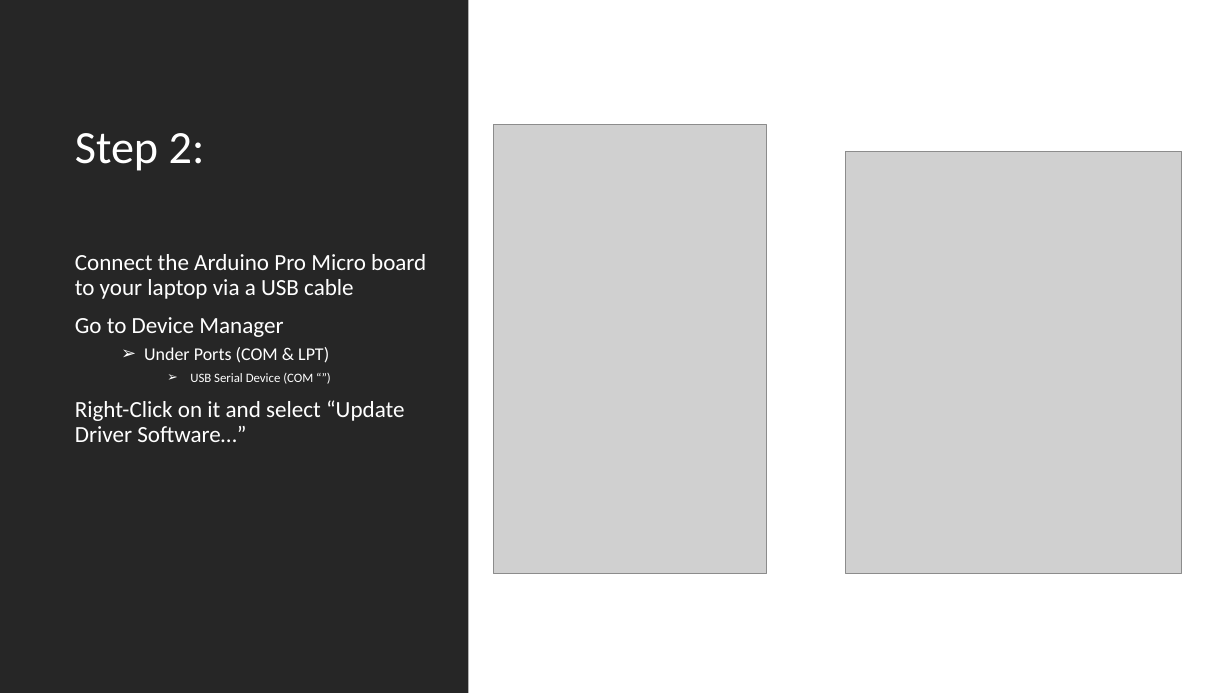
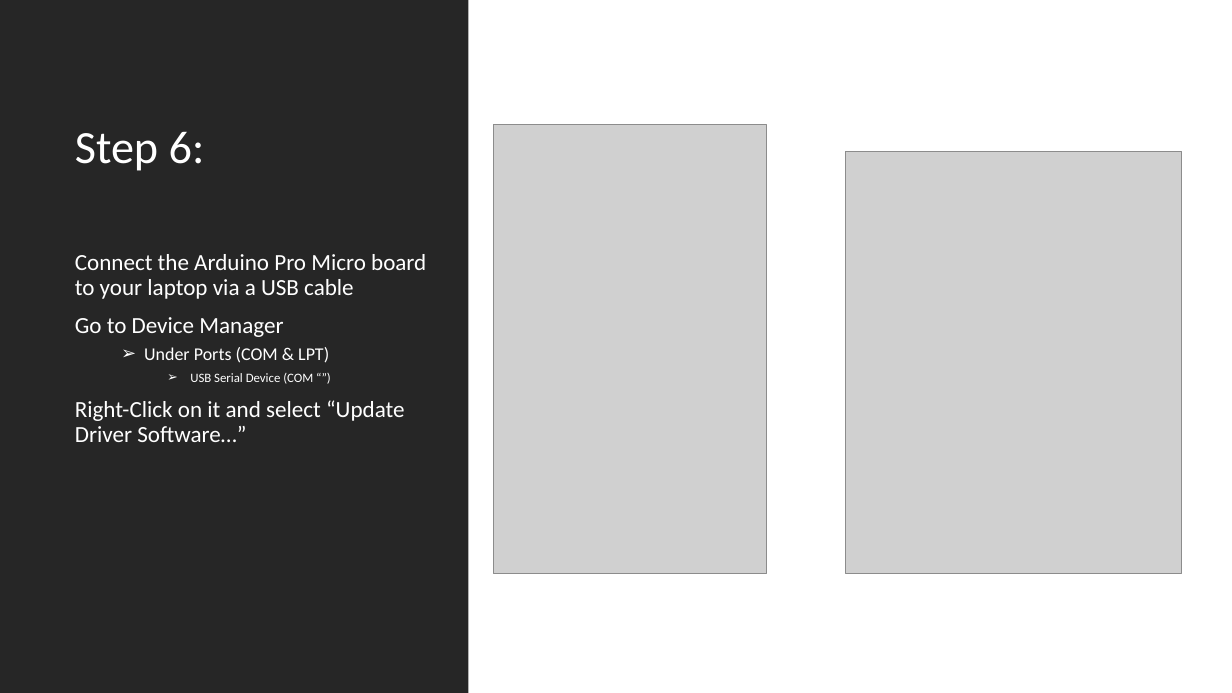
Before and after one commit to ChuaKengPeng/DIP2017, a slide deck: slide 7 of DIP_Phase_1_Lab_Manuals/Installation of Arduino Pro Micro Software.pptx (slide 3 before the commit). Drawn at 1232x693 pixels with LibreOffice and Linux fonts; fonts in the diff are those of the drawing; grey boxes stand for pictures. Boxes give left, top, right and bottom in pixels: in the first picture for what was removed or moved away, otherwise in the second. Text is boxed around its words. In the diff, an @@ line names an element or a change of style, - is before the commit and + after.

```diff
--- a/DIP_Phase_1_Lab_Manuals/Installation of Arduino Pro Micro Software.pptx
+++ b/DIP_Phase_1_Lab_Manuals/Installation of Arduino Pro Micro Software.pptx
@@ title at box(75, 131, 205, 171): text changed @@
-Step 2:
+Step 6:
```
Also in this commit, not shown: 6 other slides changed.
